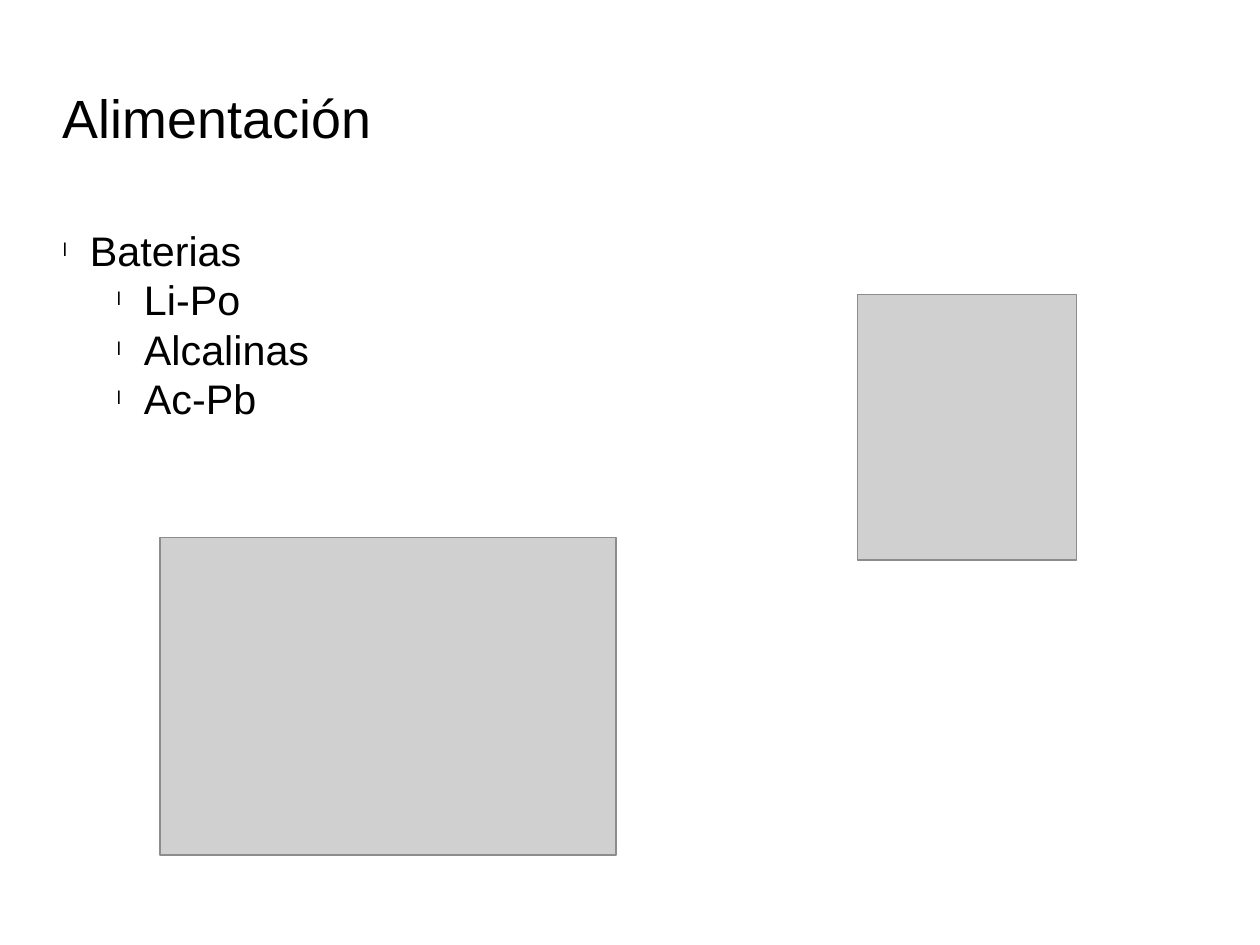
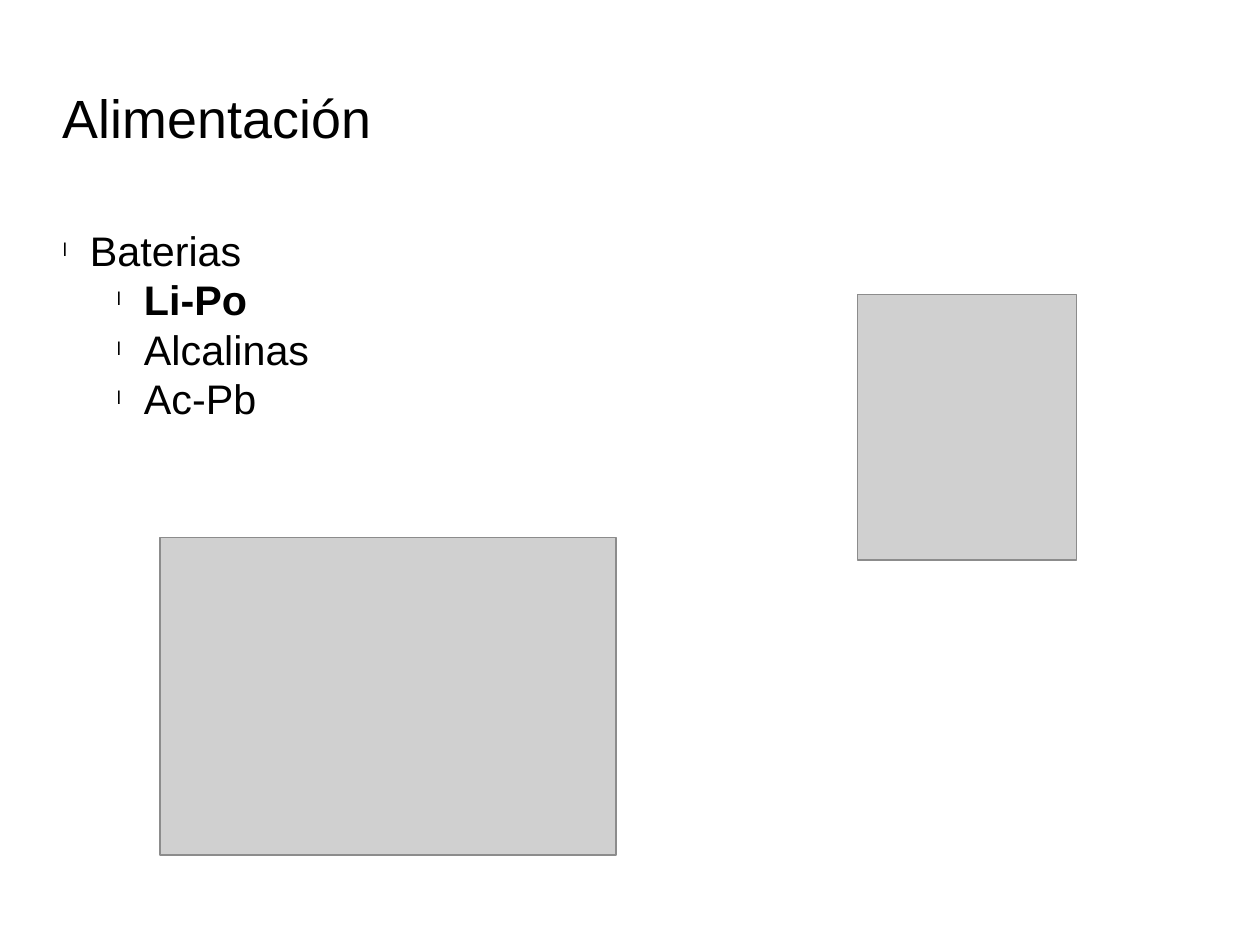
Before and after one commit to edgarVazquez43/Robots-y-modelos-del-comportamiento, a slide deck: slide 8 of presentaciones/2_Robot_movil.odp (slide 7 before the commit). Drawn at 1260x945 pixels with LibreOffice and Linux fonts; fonts in the diff are those of the drawing; grey boxes stand for pictures; background and template pictures are left out. Boxes give left, top, right and bottom in pixels: in the first picture for what was removed or moved away, otherwise in the second. Text is boxed around its words. In the diff, an @@ line names an element or a change of style, - is before the commit and + after.

```diff
--- a/presentaciones/2_Robot_movil.odp
+++ b/presentaciones/2_Robot_movil.odp
@@ text at box(144, 285, 247, 316): bold on in "Li-Po" @@
```
Also in this commit, not shown: 2 other slides changed, 1 slide added, 6 other files.
